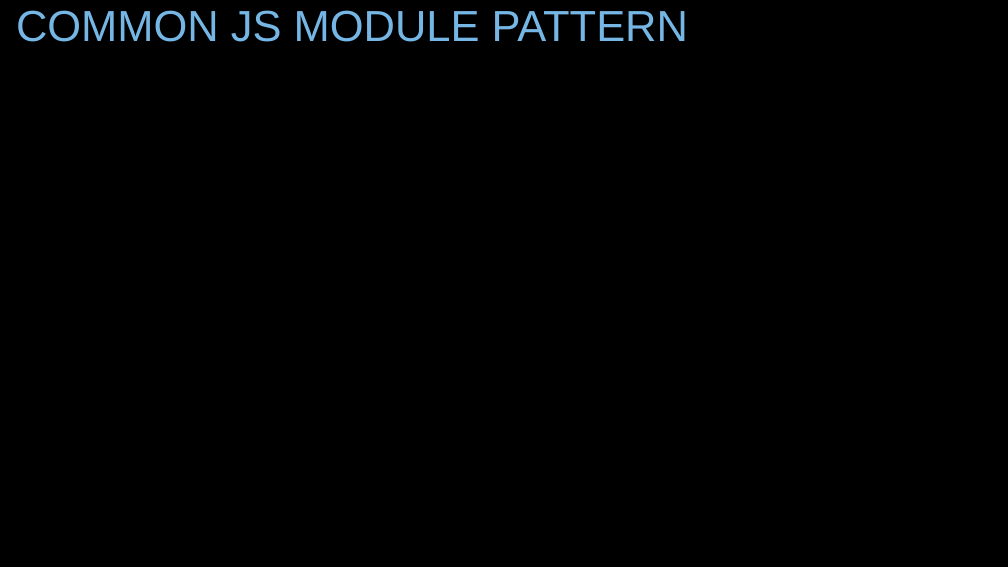
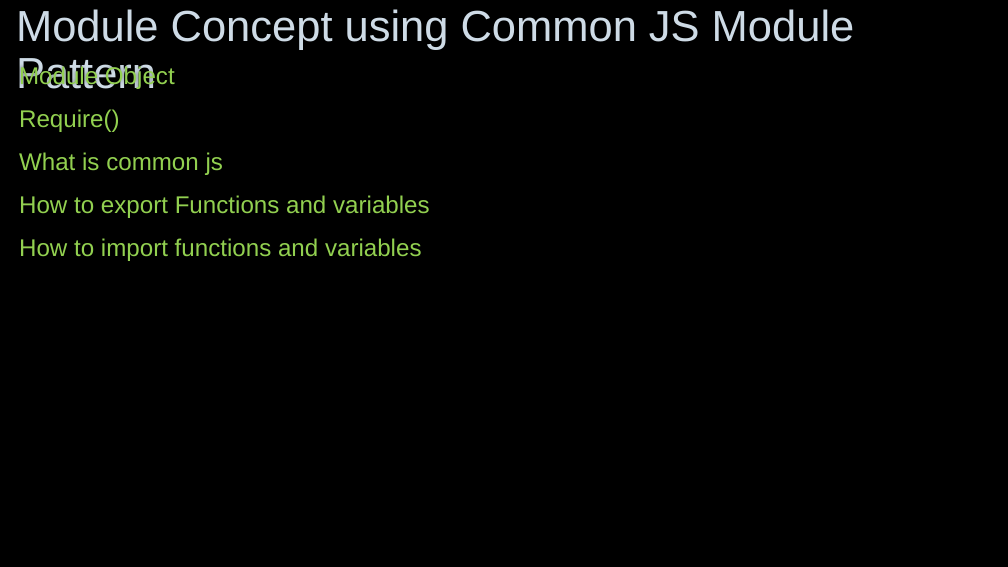
Before and after one commit to JhanaR/mylearnNode, a slide deck: slide 14 of BackEnd - Notes.pptx (slide 15 before the commit). Drawn at 1008x567 pixels with LibreOffice and Linux fonts; fonts in the diff are those of the drawing; background and template pictures are left out. Boxes give left, top, right and bottom in pixels: in the first picture for what was removed or moved away, otherwise in the second. Text is boxed around its words. In the diff, an @@ line names an element or a change of style, - is before the commit and + after.

```diff
--- a/BackEnd - Notes.pptx
+++ b/BackEnd - Notes.pptx
@@ title at [16,9,855,89]: text changed; text colour #75B6E5 to #CEDBE6 @@
-COMMON JS MODULE PATTERN
+Module Concept using Common JS Module Pattern
@@ text added at [19,64,430,261], 23 pt, text #92D050 @@
+Module Object
+Require()
+What is common js
+How to export Functions and variables
+How to import functions and variables
```
Also in this commit, not shown: 7 other slides changed, 4 slides added, 2 slides removed, 14 other files.
